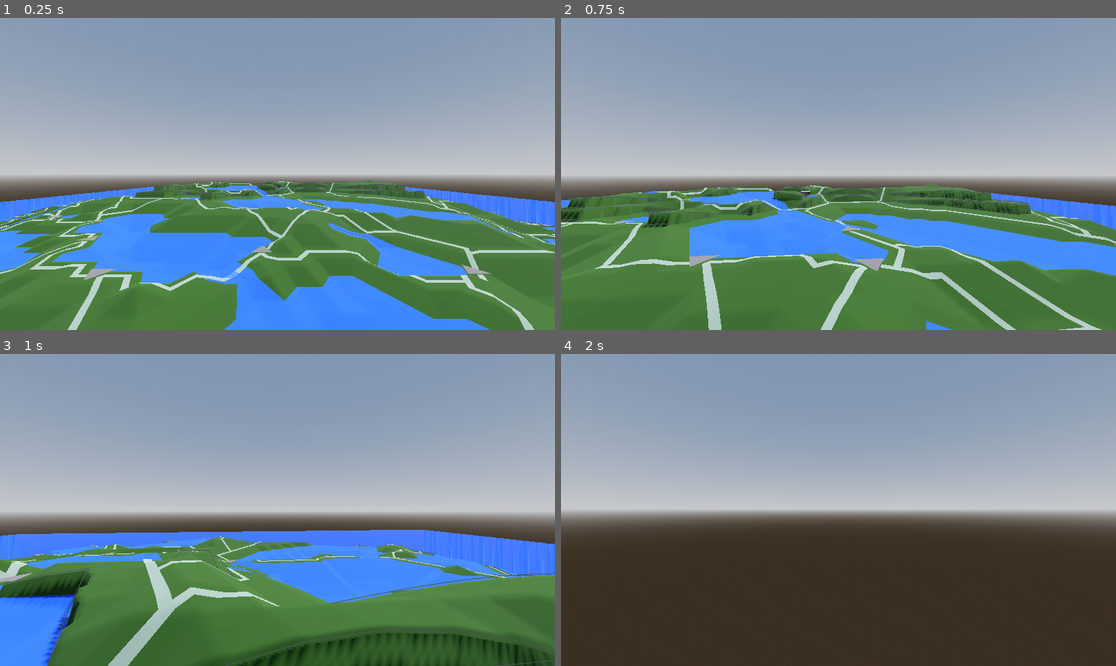
Above: before the commit, frames 1-4 (two rows, left to right).
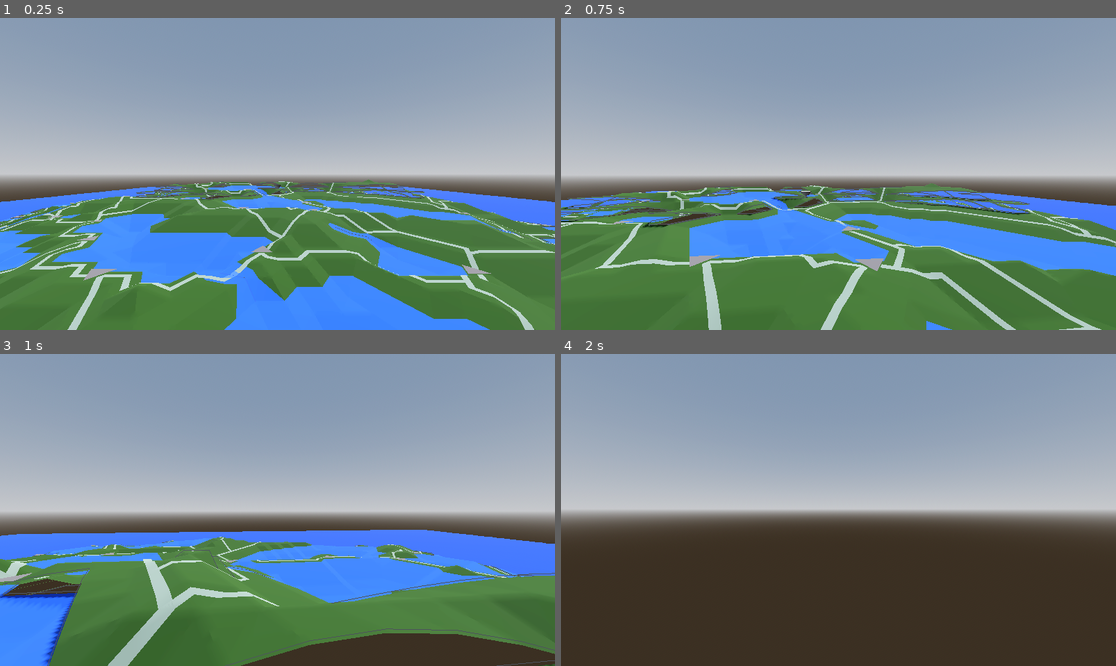
Above: after the commit, the same moments.

Repository: MichaelReel/Faster-Island-Generation
Game: Godot game, scene res://Main.tscn
The game is run twice, just before and just after one commit, with the same random seed, the same clock (stepped at 60 frames per second) and the same inputs.
Inputs (mouse positions are in pixels of both pictures, inside the frame that each line leads up to):
- Up to frame 1 (0.25 s): no input
- Up to frame 2 (0.75 s): tap Enter at 0.5 s; move the mouse to (866, 174) at 0.52 s; hold W (forward) from 0.53 s (still down)
- Up to frame 3 (1 s): keep holding W (forward)
- Up to frame 4 (2 s): keep holding W (forward); move the mouse to (810, 510) at 1.27 s

The runs differ from the first frame. In frame 1, 0.8% of the frame differs, in the area x 1-97%, y 52-65%; in frame 2, 2.3%; in frame 3, 6.3%, in the area x 0-100%, y 61-100%; in frame 4, nothing differs.

Commit message:
Cliffs and map edges are no longer smeared about the place.

Diff:
--- a/island/generation/mid_lod/geometry/LowLODAggregateLayer.gd
+++ b/island/generation/mid_lod/geometry/LowLODAggregateLayer.gd
@@ -18,14 +18,15 @@
 func perform() -> void:
 	readied = true
 
-func get_height_at_xz(xz: Vector2) -> float:
+func get_height_at_xz(xz: Vector2, cell_ind: int = -1) -> float:
 	if not readied:
 		return 0.0
 
 	# Find the cell this point is in (or not)
-	var cell_ind: int = _tri_cell_layer.get_cell_index_at_xz_position(xz)
-	if cell_ind < 0 or cell_ind >= _tri_cell_layer.get_total_cell_count():
-		return 0.0
+	if cell_ind == -1:
+		cell_ind = _tri_cell_layer.get_cell_index_at_xz_position(xz)
+		if cell_ind < 0 or cell_ind >= _tri_cell_layer.get_total_cell_count():
+			return 0.0
 
 	# Find the real positions of all the associated corners for this cell
 	var point_indices: PackedInt32Array = _tri_cell_layer.get_triangle_as_point_indices(cell_ind)
--- a/island/generation/mid_lod/geometry/MidLODPointLayer.gd
+++ b/island/generation/mid_lod/geometry/MidLODPointLayer.gd
@@ -29,7 +29,9 @@
 	# Create a new subsectioned triangle grid for every triangle in the tri cell grid
 	for cell_index in range(cell_count):
 		# Get the points in the cell, the points wont have the cell height yet, but that's okay
-		var outer_verts: PackedVector3Array = _tri_cell_layer.get_triangle_as_vector3_array_for_index(cell_index)
+		var outer_verts: PackedVector3Array = (
+			_tri_cell_layer.get_triangle_as_vector3_array_for_index(cell_index)
+		)
 
 		var sorted_verts: Array[Vector3] = _sort_vertices_z_x_inc(outer_verts)
 
@@ -39,7 +41,7 @@
 		)
 
 		# Fit each new vertex to the current height maps
-		_set_heights_to_low_lod_height(_cell_subpoints[cell_index], _low_lod_agg_layer)
+		_set_heights_to_low_lod_height(_cell_subpoints[cell_index], _low_lod_agg_layer, cell_index)
 
 func get_cell_subpoints(cell_index: int) -> PackedVector3Array:
 	return _cell_subpoints[cell_index]
@@ -151,9 +153,13 @@
 
 	return new_vertices
 
-func _set_heights_to_low_lod_height(points: PackedVector3Array, low_lod_agg_layer: LowLODAggregateLayer) -> void:
+func _set_heights_to_low_lod_height(
+	points: PackedVector3Array, low_lod_agg_layer: LowLODAggregateLayer, cell_index: int
+) -> void:
 	for point_index: int in range(points.size()):
-		points[point_index].y = low_lod_agg_layer.get_height_at_xz(Vector2(points[point_index].x, points[point_index].z))
+		points[point_index].y = low_lod_agg_layer.get_height_at_xz(
+			Vector2(points[point_index].x, points[point_index].z), cell_index
+		)
 
 func _to_string() -> String:
 	return "Mid LOD Point Stage"
